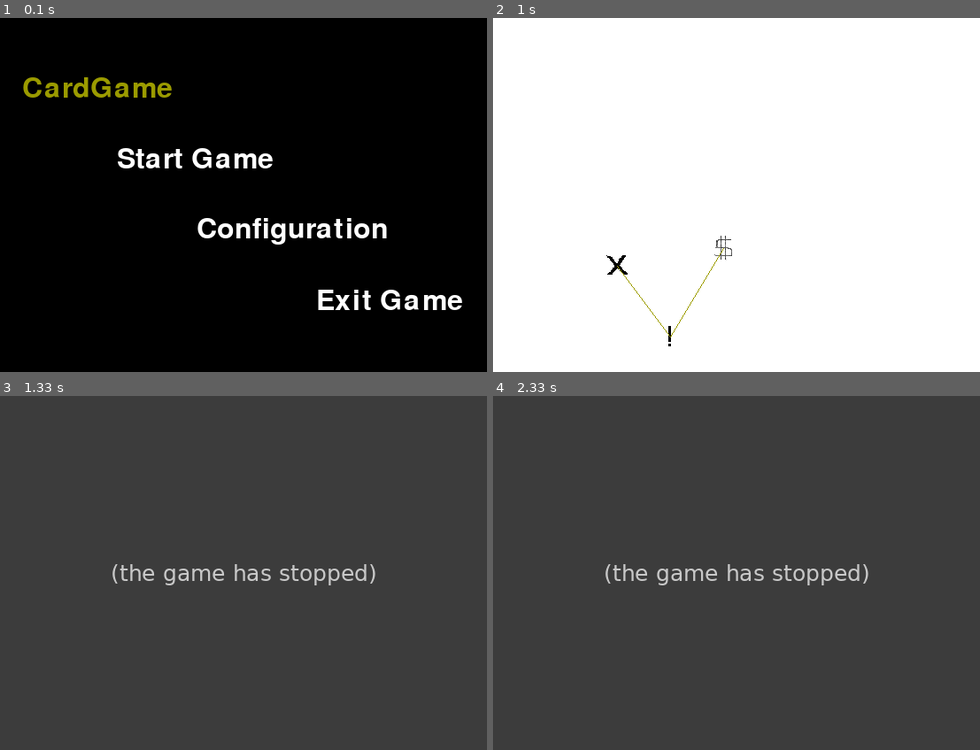
Above: before the commit, frames 1-4 (two rows, left to right).
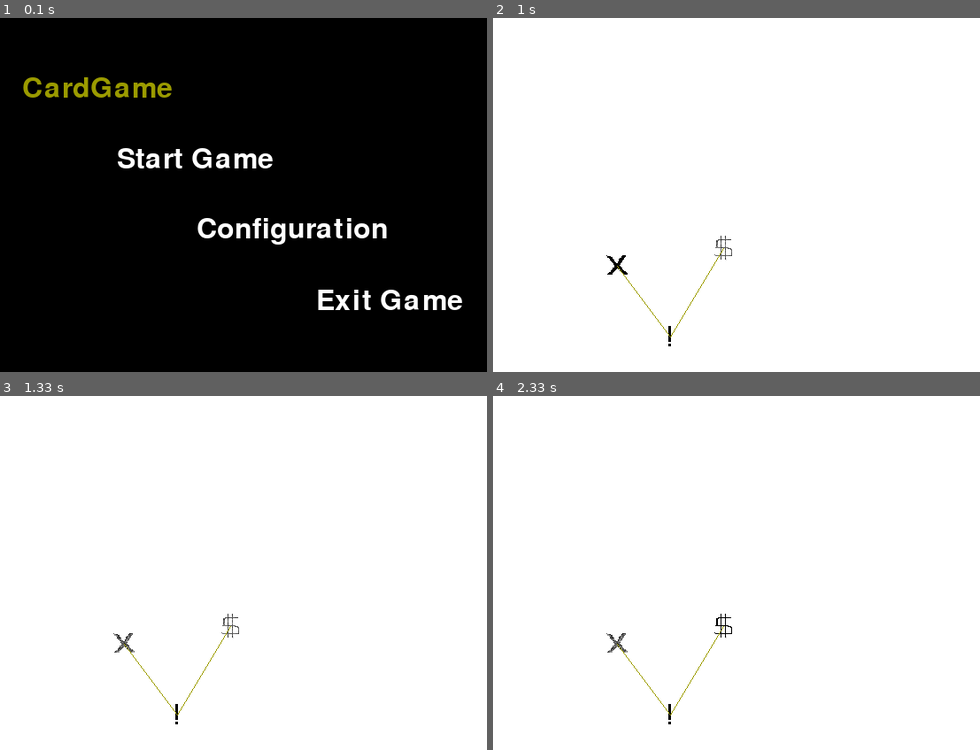
Above: after the commit, the same moments.

Repository: Leteno/learn-pygame
Game: pygame game, started from card-game/main.py
Same seed, same stepped clock (60 frames per second), same inputs: the game is played once before the commit and once after it.
Inputs:
- Up to frame 1 (0.1 s): no input
- Up to frame 2 (1 s): click "Start Game" at 0.38 s; click "OK" at 0.72 s
- Up to frame 3 (1.33 s): tap Enter at 1 s
- Up to frame 4 (2.33 s): hold Right 1.33-1.8 s

Frames 1-2 are identical in both runs. In frame 3, 100% of the frame differs, in the area x 0-100%, y 0-100%; in frame 4, 100%.
Before the commit the program exited at 1 s; later frames show no game.

Commit message:
simply add store_scene

Diff:
--- a/card-game/scene/game/game_scene.py
+++ b/card-game/scene/game/game_scene.py
@@ -1,6 +1,10 @@
 
-from scene.game import charector_select_scene, map_scene
+from scene.game import charector_select_scene, map_scene, store_scene
 from record import *
+
+T_EVENT = map_scene.T_EVENT
+T_STORE = map_scene.T_STORE
+T_BATTLE = map_scene.T_BATTLE
 
 def runGame(surface, fpsclock, data) :
     if not hasattr(data.user, 'init') :
@@ -12,5 +16,17 @@
     while True:
         status = map_scene.show(surface, fpsclock, data)
         if status is map_scene.SELECT_FINISH :
-            break
+            s = data.map.selected_item
+            if s is None:
+                # game may be over but how could it be?
+                break
+
+            assert (s.type in [T_EVENT, T_STORE, T_BATTLE]), "unexpected map_item type meet: %s" % s.type
+            if s.type is T_EVENT:
+                nop = 1
+            elif s.type is T_STORE:
+                store_scene.show(surface, fpsclock, data)
+            elif s.type is T_BATTLE:
+                nop = 1
+
     print("game_scene is done\n")
--- /dev/null
+++ b/card-game/scene/game/store_scene.py
@@ -0,0 +1,6 @@
+
+import pygame
+from pygame.locals import *
+
+def show(surface, fpsclock, data):
+    print('showing store_scene')
